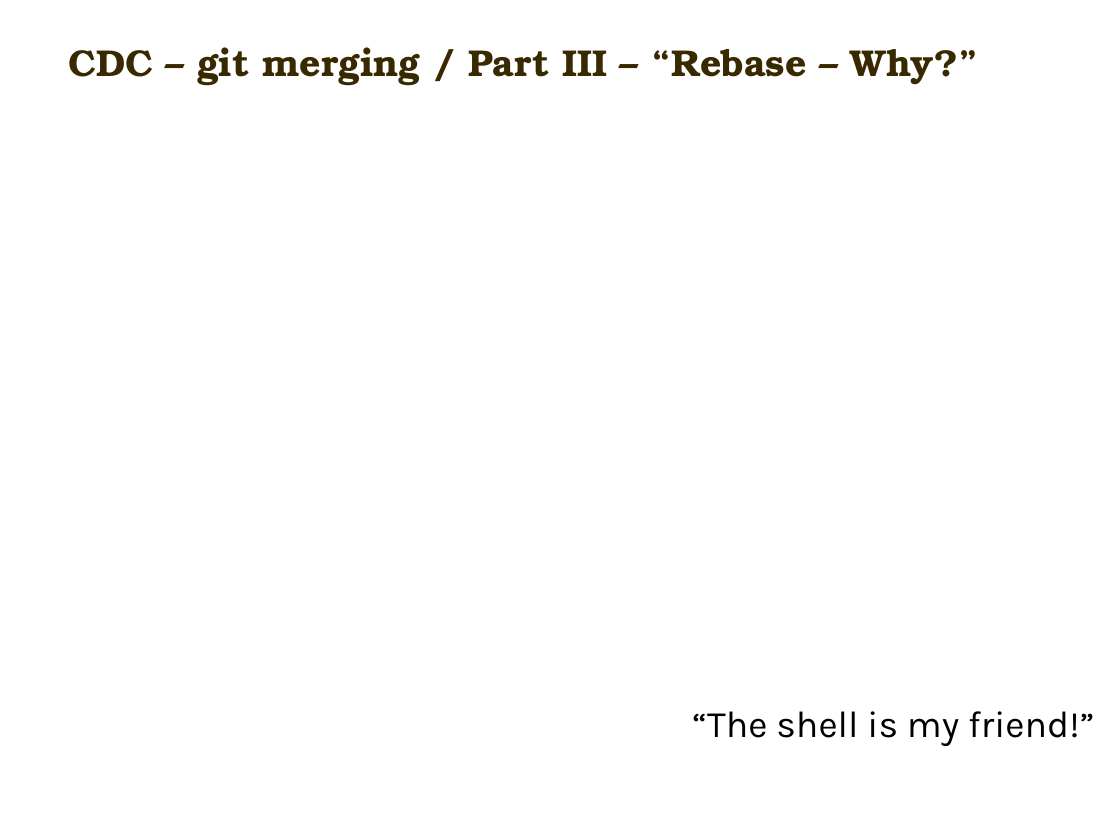
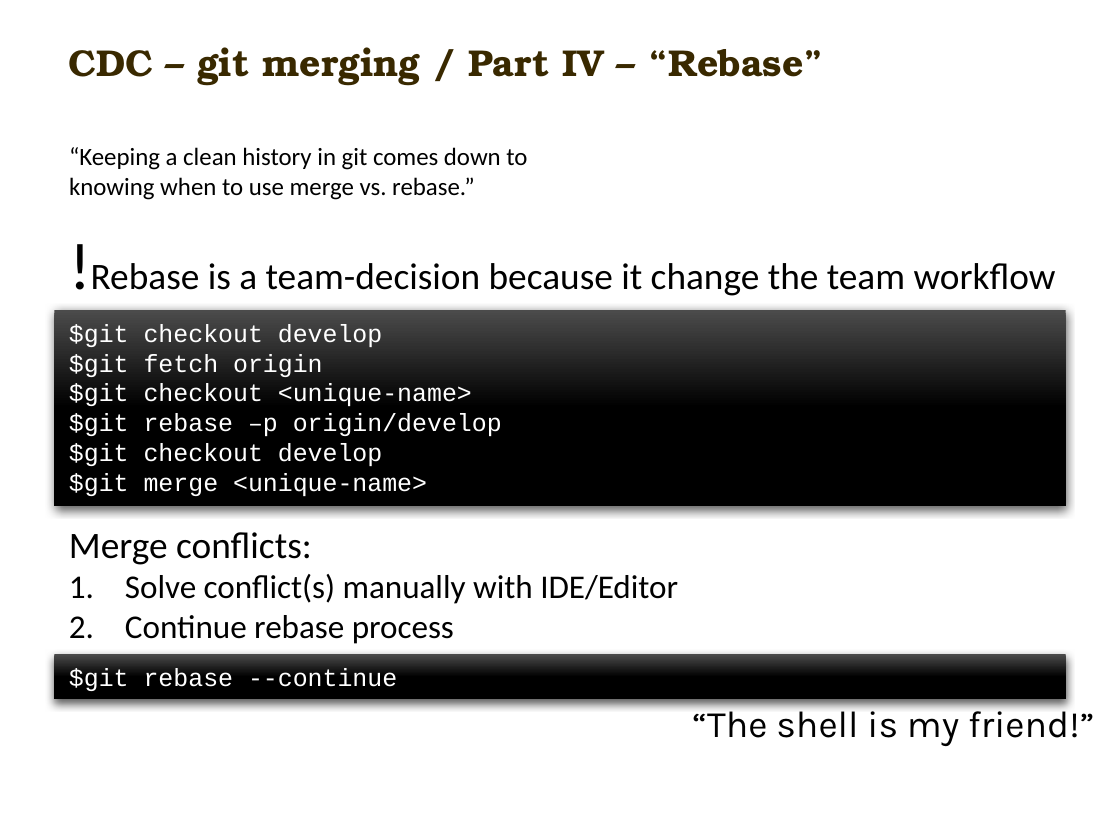
Before and after one commit to carlmitrais/wisdom, a slide deck: slide 14 of cdc_git_ws1.pptx. Drawn at 1120x840 pixels with LibreOffice and Linux fonts; fonts in the diff are those of the drawing; background and template pictures are left out. Boxes give left, top, right and bottom in pixels: in the first picture for what was removed or moved away, otherwise in the second. Text is boxed around its words. In the diff, an @@ line names an element or a change of style, - is before the commit and + after.

Commit message:
changed workflow to basic merge and took rebase as additional

```diff
--- a/cdc_git_ws1.pptx
+++ b/cdc_git_ws1.pptx
@@ text at <box>69,47,824,86</box>: text changed @@
-CDC – git merging / Part III – “Rebase – Why?”
+CDC – git merging / Part IV – “Rebase”
@@ text added at <box>69,147,527,200</box>, 12 pt, text #000000 @@
+“Keeping a clean history in git comes down to knowing when to use merge vs. rebase.”
@@ text added at <box>91,263,1056,296</box>, 18 pt, text #000000 @@
+!Rebase is a team-decision because it change the team workflow
@@ rectangle added at <box>54,311,1065,506</box>, fill gradient #4B4B4B to #000000, 12 pt, text #FFFFFF @@
+$git checkout develop
+$git fetch origin
+$git checkout <unique-name>
+$git rebase –p origin/develop
+$git checkout develop
+$git merge <unique-name>
@@ text added at <box>69,532,678,644</box>, 16 pt, text #000000 @@
+Merge conflicts:
+1. Solve conflict(s) manually with IDE/Editor
+2. Continue rebase process
@@ rectangle added at <box>54,654,1065,699</box>, fill gradient #4B4B4B to #000000, 12 pt, text #FFFFFF @@
+$git rebase --continue
```
Also in this commit, not shown: 12 other slides changed, 2 slides added.
